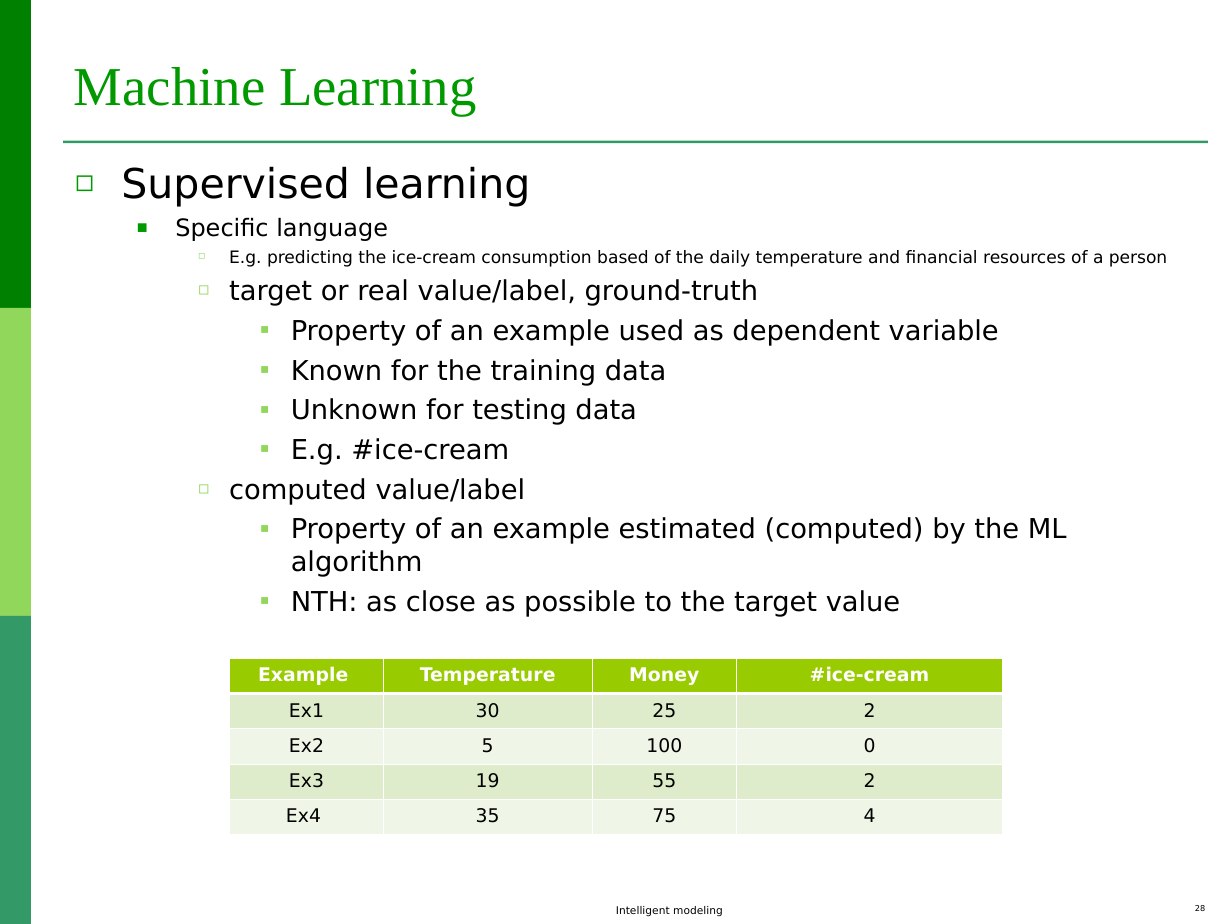
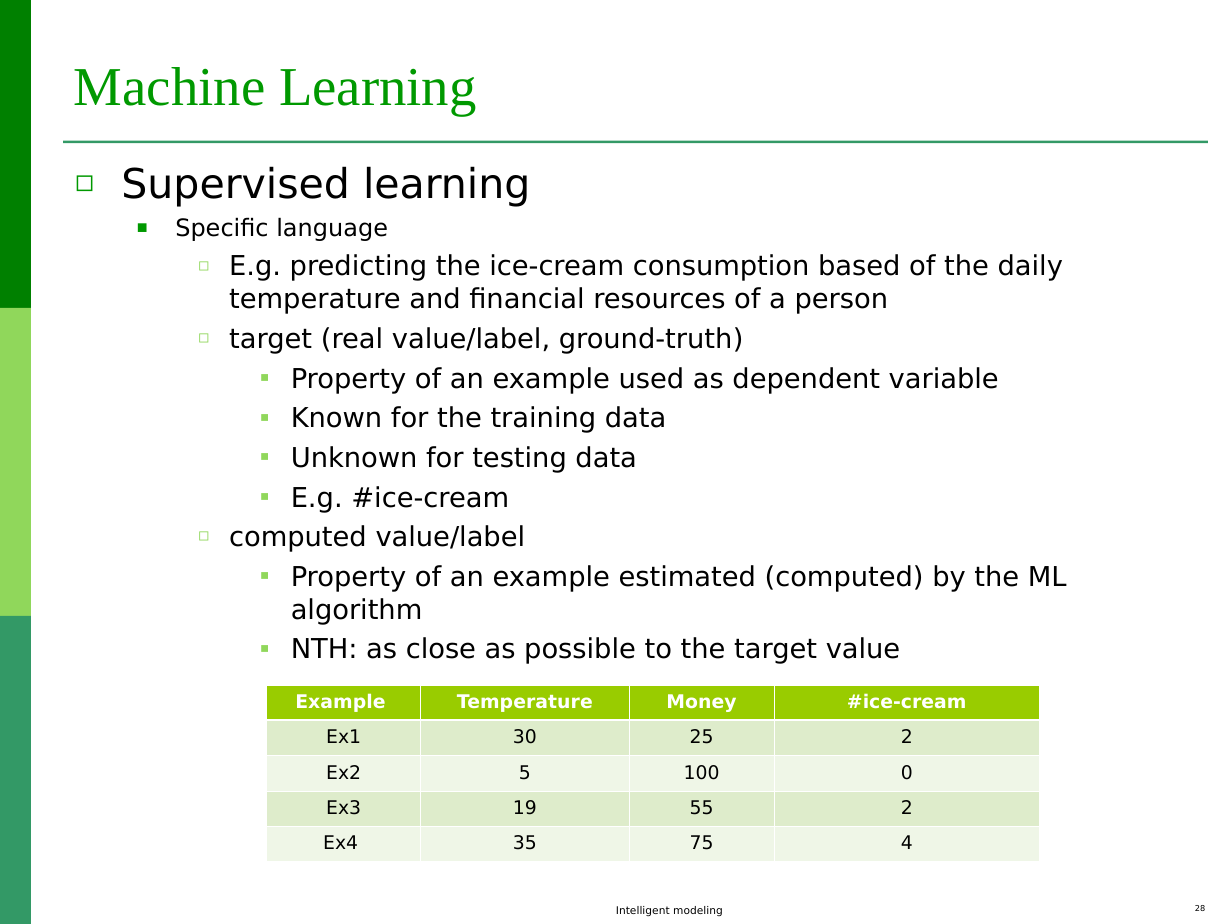
Before and after one commit to lauradiosan/DS-UBB, a slide deck: slide 28 of 2024-2025/lectures/ML_intro.ppt. Drawn at 1232x924 pixels with LibreOffice and Linux fonts; fonts in the diff are those of the drawing. Boxes give left, top, right and bottom in pixels: in the first picture for what was removed or moved away, otherwise in the second. Text is boxed around its words. In the diff, an @@ line names an element or a change of style, - is before the commit and + after.

```diff
--- a/2024-2025/lectures/ML_intro.ppt
+++ b/2024-2025/lectures/ML_intro.ppt
@@ text at (229,254,1063,314): size 10 to 16 pt in "E.g. predicting the ice-cream consumption based of ..."; more space between paragraphs @@
@@ text at (229,327,744,354): text changed @@
-    ◻ target or real value/label, ground-truth
+    ◻ target (real value/label, ground-truth)
@@ table: place and size @@
-table at (229,658,1003,833)
+table at (266,685,1040,860)
```
Also in this commit, not shown: 7 other slides changed, 11 other files.
